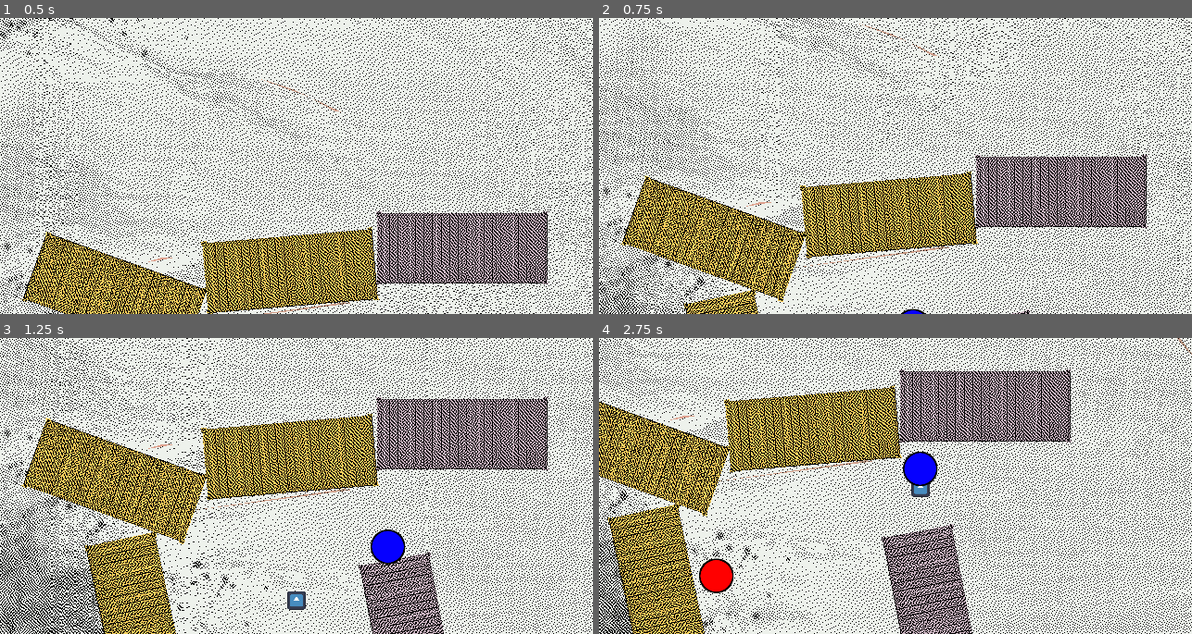
Above: before the commit, frames 1-4 (two rows, left to right).
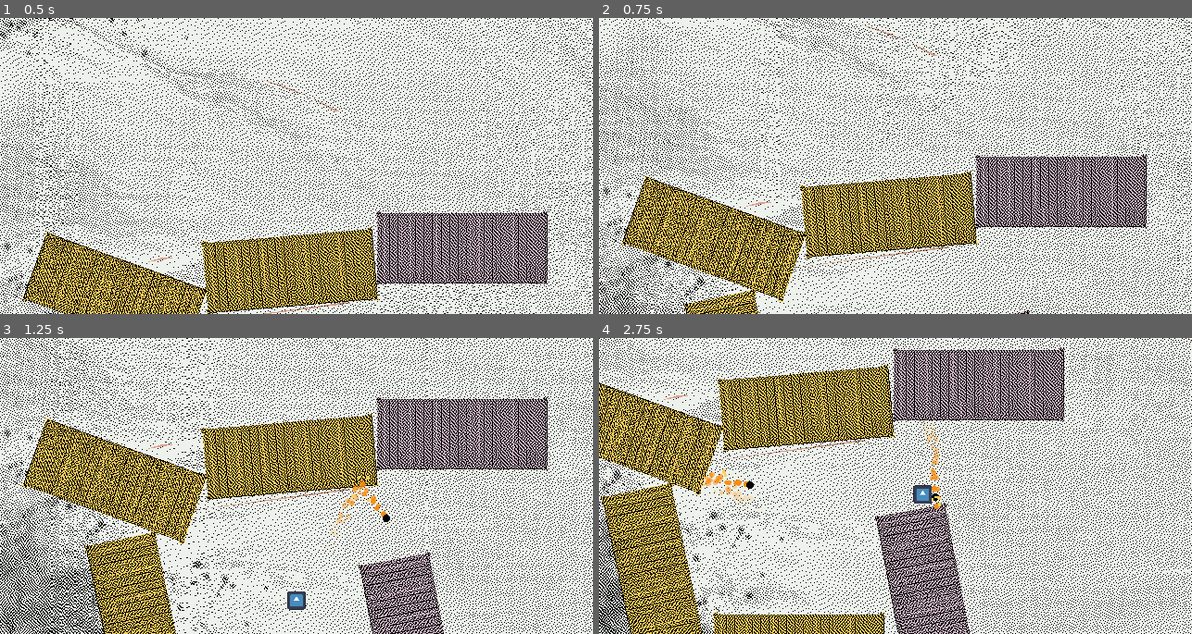
Above: after the commit, the same moments.

Repository: HalfdanBrage/nordicGame
Game: Godot game, scene res://Levels/test-level-1.tscn
The game is run twice, just before and just after one commit, with the same random seed, the same clock (stepped at 60 frames per second) and the same inputs. The engine's default icon, where the game draws it, is replaced by a stand-in: a white triangle on a blue panel in a dark square.
Inputs (mouse positions are in pixels of both pictures, inside the frame that each line leads up to):
- Up to frame 1 (0.5 s): no input
- Up to frame 2 (0.75 s): move the mouse to (1025, 151) at 0.52 s; tap Space (shoot) at 0.6 s
- Up to frame 3 (1.25 s): no input
- Up to frame 4 (2.75 s): move the mouse to (776, 500) at 1.27 s; tap X (swap) at 1.35 s; move the mouse to (954, 420) at 2.02 s; tap Space (shoot) at 2.1 s

Frame 1 is identical in both runs. In frame 2, less than 0.1% of the frame differs, in the area x 51-55%, y 98-100%; in frame 3, 0.9%; in frame 4, 40%, in the area x 0-100%, y 0-100%.

Commit message:
bullet particles

Diff:
--- a/Entities/Bullet/bullet.gd
+++ b/Entities/Bullet/bullet.gd
@@ -32,3 +32,11 @@
 
 func _on_timer_timeout():
 	$Area2D.monitoring = true
+
+
+func _on_collisionsparkarea_body_entered(body):
+	$GPUParticles2D2.restart()
+
+
+func _on_collisionsparkarea_area_entered(area):
+	$GPUParticles2D2.restart()
--- a/Entities/Bullet/bullet.tscn
+++ b/Entities/Bullet/bullet.tscn
@@ -1,8 +1,10 @@
-[gd_scene load_steps=7 format=3 uid="uid://chg348md75ben"]
+[gd_scene load_steps=16 format=3 uid="uid://chg348md75ben"]
 
 [ext_resource type="Script" path="res://Entities/Bullet/bullet.gd" id="1_sgqyk"]
 [ext_resource type="Texture2D" uid="uid://c01bf6ta4sxhg" path="res://inactive.png" id="2_j785w"]
 [ext_resource type="Texture2D" uid="uid://etuynmey2wwf" path="res://active.png" id="3_vguso"]
+[ext_resource type="Texture2D" uid="uid://0t6l8awovx7v" path="res://Assets/Bullets/bullet.png" id="4_jjgt6"]
+[ext_resource type="Texture2D" uid="uid://u2kdrdsd6vdv" path="res://Assets/Bullets/bullet (4).png" id="4_o5sfj"]
 
 [sub_resource type="SpriteFrames" id="SpriteFrames_ajlkv"]
 animations = [{
@@ -24,10 +26,52 @@
 }]
 
 [sub_resource type="CircleShape2D" id="CircleShape2D_atinb"]
-radius = 59.5411
+radius = 7.45356
 
 [sub_resource type="CircleShape2D" id="CircleShape2D_5oakf"]
-radius = 36.0
+radius = 4.47214
+
+[sub_resource type="CircleShape2D" id="CircleShape2D_t6gkc"]
+
+[sub_resource type="Gradient" id="Gradient_ei35a"]
+colors = PackedColorArray(1, 1, 1, 1, 1, 1, 1, 0)
+
+[sub_resource type="GradientTexture1D" id="GradientTexture1D_bpfvr"]
+gradient = SubResource("Gradient_ei35a")
+
+[sub_resource type="ParticleProcessMaterial" id="ParticleProcessMaterial_prq7q"]
+particle_flag_disable_z = true
+spread = 180.0
+initial_velocity_min = 40.0
+initial_velocity_max = 60.0
+gravity = Vector3(0, 0, 0)
+scale_min = 0.5
+scale_max = 0.8
+color = Color(0.992157, 0.819608, 0.368627, 1)
+color_ramp = SubResource("GradientTexture1D_bpfvr")
+turbulence_enabled = true
+
+[sub_resource type="Gradient" id="Gradient_1b0ki"]
+offsets = PackedFloat32Array(0, 0.75, 1)
+colors = PackedColorArray(1, 1, 1, 1, 1, 1, 1, 1, 1, 1, 1, 0)
+
+[sub_resource type="GradientTexture1D" id="GradientTexture1D_22k0g"]
+gradient = SubResource("Gradient_1b0ki")
+
+[sub_resource type="ParticleProcessMaterial" id="ParticleProcessMaterial_adkdc"]
+lifetime_randomness = 0.55
+particle_flag_disable_z = true
+spread = 180.0
+initial_velocity_min = 200.0
+initial_velocity_max = 200.0
+gravity = Vector3(0, 0, 0)
+damping_min = 200.0
+damping_max = 200.0
+scale_min = 2.0
+scale_max = 4.0
+color = Color(0.992157, 0.819608, 0.368627, 1)
+color_ramp = SubResource("GradientTexture1D_22k0g")
+collision_use_scale = true
 
 [node name="Bullet" type="CharacterBody2D"]
 scale = Vector2(0.5, 0.5)
@@ -35,6 +79,7 @@
 script = ExtResource("1_sgqyk")
 
 [node name="AnimatedSprite2D" type="AnimatedSprite2D" parent="."]
+visible = false
 position = Vector2(-1, 0)
 scale = Vector2(0.6, 0.6)
 sprite_frames = SubResource("SpriteFrames_ajlkv")
@@ -46,18 +91,47 @@
 shape = SubResource("CircleShape2D_atinb")
 
 [node name="Area2D" type="Area2D" parent="."]
-collision_layer = 2
+collision_layer = 0
 collision_mask = 4
 monitoring = false
 
 [node name="CollisionShape2D" type="CollisionShape2D" parent="Area2D"]
 shape = SubResource("CircleShape2D_5oakf")
 
+[node name="collisionsparkarea" type="Area2D" parent="Area2D"]
+collision_layer = 0
+collision_mask = 3
+
+[node name="CollisionShape2D" type="CollisionShape2D" parent="Area2D/collisionsparkarea"]
+shape = SubResource("CircleShape2D_t6gkc")
+
 [node name="Timer" type="Timer" parent="."]
 wait_time = 0.5
 one_shot = true
 autostart = true
 
+[node name="GPUParticles2D" type="GPUParticles2D" parent="."]
+modulate = Color(0.992157, 0.819608, 0.368627, 1)
+amount = 40
+process_material = SubResource("ParticleProcessMaterial_prq7q")
+texture = ExtResource("4_o5sfj")
+lifetime = 0.4
+
+[node name="Sprite2D" type="Sprite2D" parent="."]
+texture_filter = 1
+scale = Vector2(2, 2)
+texture = ExtResource("4_jjgt6")
+
+[node name="GPUParticles2D2" type="GPUParticles2D" parent="."]
+emitting = false
+amount = 6
+process_material = SubResource("ParticleProcessMaterial_adkdc")
+lifetime = 0.5
+one_shot = true
+explosiveness = 1.0
+
 [connection signal="area_entered" from="Area2D" to="." method="_on_area_2d_area_entered"]
 [connection signal="body_entered" from="Area2D" to="." method="_on_area_2d_body_entered"]
+[connection signal="area_entered" from="Area2D/collisionsparkarea" to="." method="_on_collisionsparkarea_area_entered"]
+[connection signal="body_entered" from="Area2D/collisionsparkarea" to="." method="_on_collisionsparkarea_body_entered"]
 [connection signal="timeout" from="Timer" to="." method="_on_timer_timeout"]
